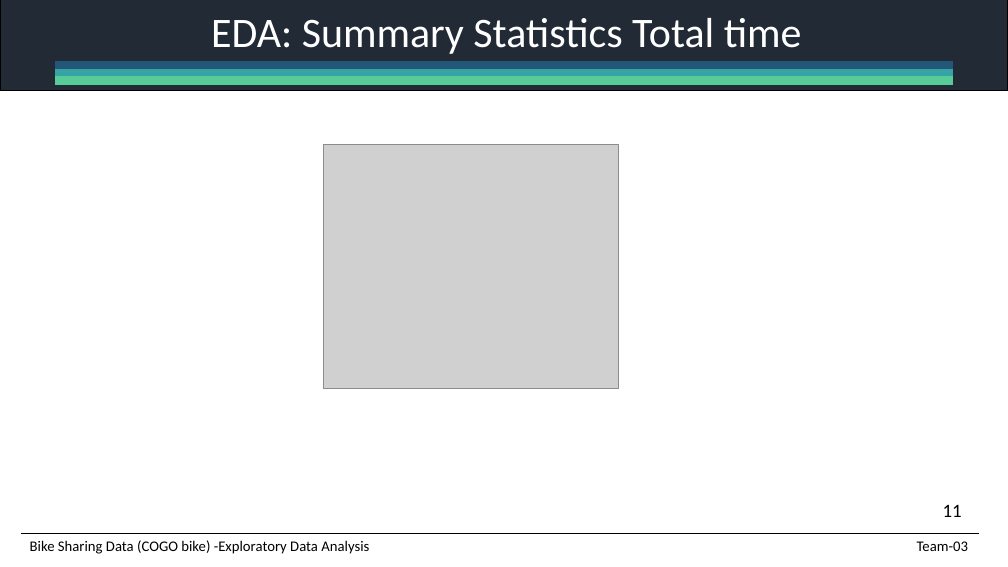
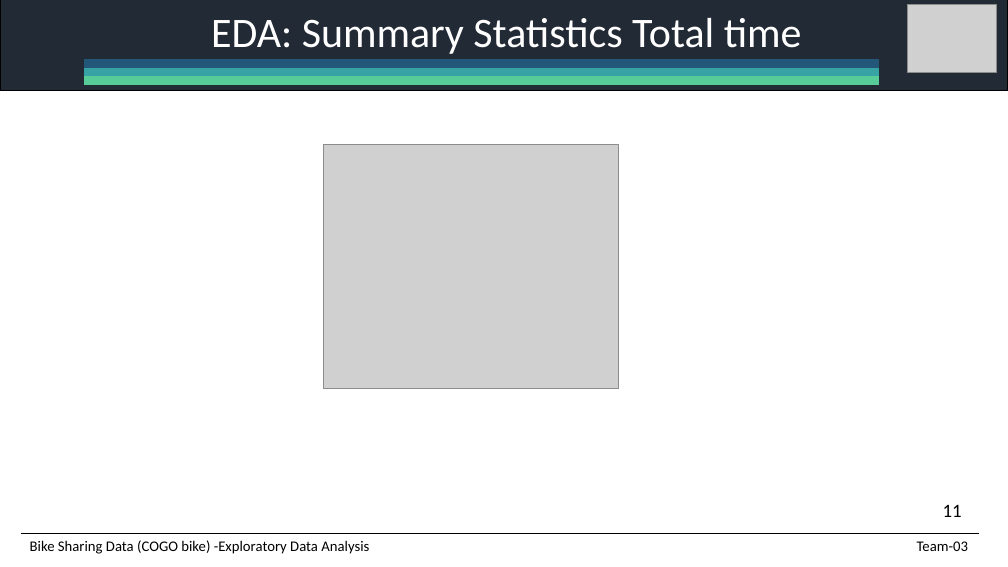
Before and after one commit to Laisouchiu/DATS-6101-Project-1, a slide deck: slide 12 of EDA_Team03_FinalProject.pptx. Drawn at 1008x567 pixels with LibreOffice and Linux fonts; fonts in the diff are those of the drawing; grey boxes stand for pictures. Boxes give left, top, right and bottom in pixels: in the first picture for what was removed or moved away, otherwise in the second. Text is boxed around its words. In the diff, an @@ line names an element or a change of style, - is before the commit and + after.

```diff
--- a/EDA_Team03_FinalProject.pptx
+++ b/EDA_Team03_FinalProject.pptx
@@ picture added at (908, 5, 997, 73) @@
@@ rectangle: place and size @@
-rectangle at (56, 70, 952, 77)
+rectangle at (84, 69, 878, 77)
@@ rectangle: place and size @@
-rectangle at (56, 76, 952, 84)
+rectangle at (84, 76, 878, 85)
@@ rectangle: place and size @@
-rectangle at (56, 61, 952, 70)
+rectangle at (84, 60, 878, 69)
```
Also in this commit, not shown: 22 other slides changed, 1 slide added.
